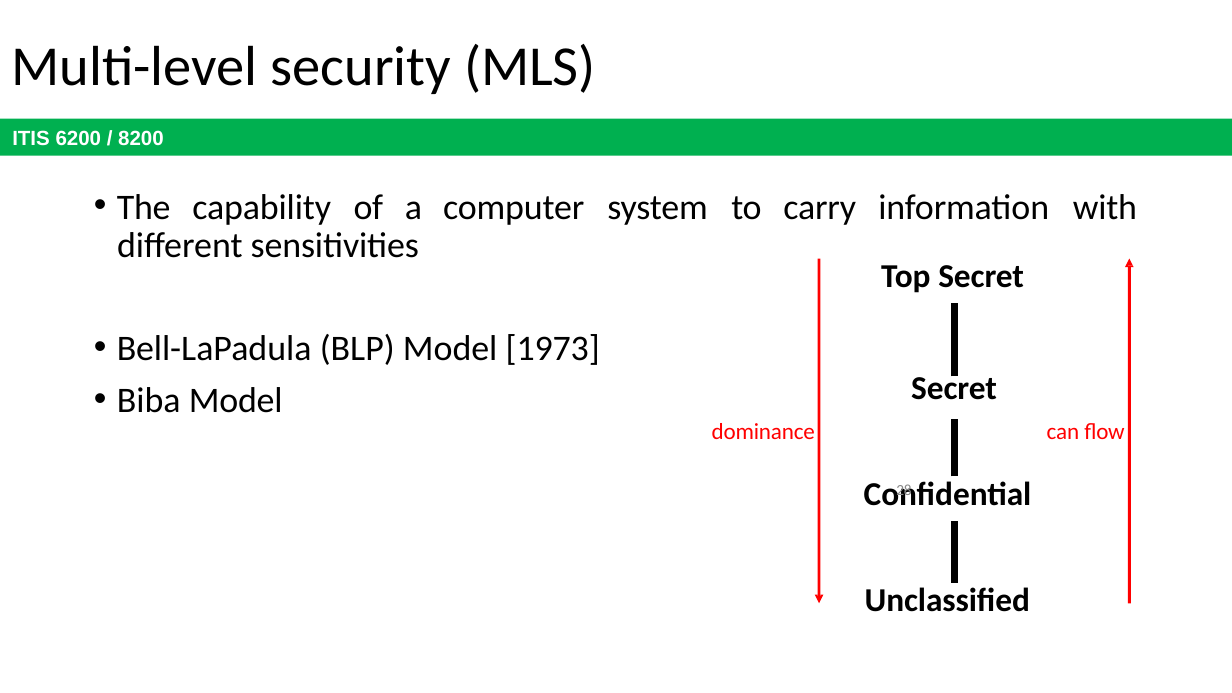
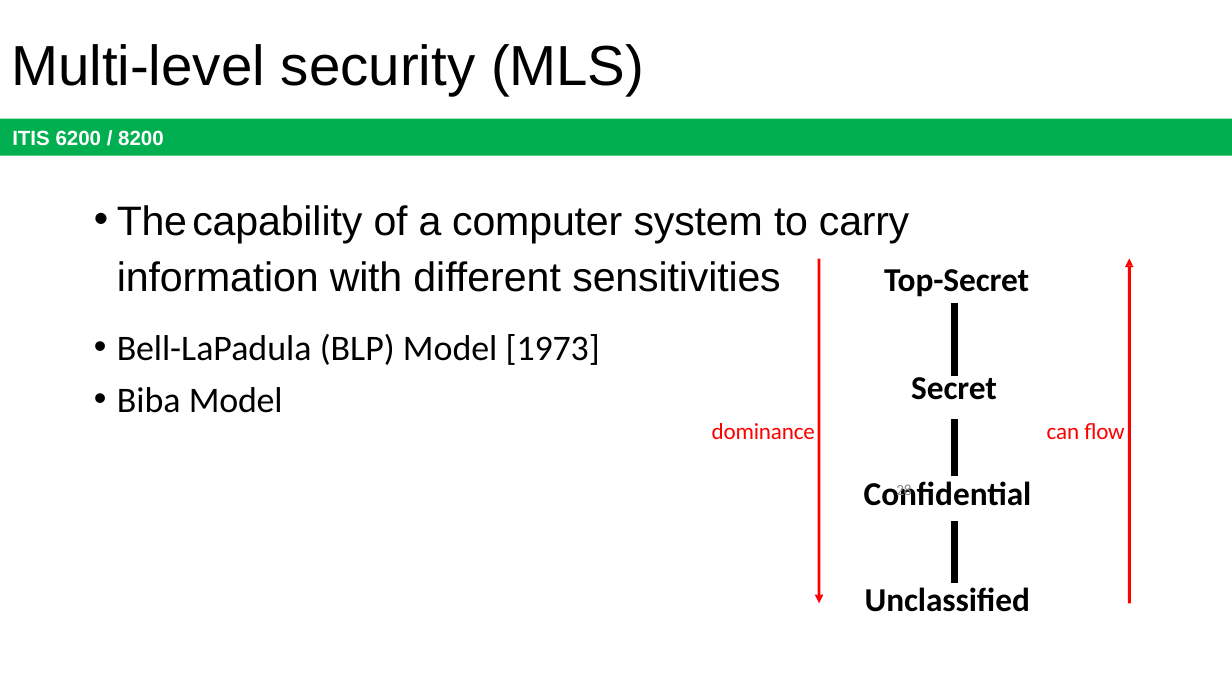
Before and after one commit to jx5c/github.io, a slide deck: slide 28 of teaching/ITIS6200/2023fa/lectures/lec09.pptx. Drawn at 1232x693 pixels with LibreOffice and Linux fonts; fonts in the diff are those of the drawing. Boxes give left, top, right and bottom in pixels: in the first picture for what was removed or moved away, otherwise in the second. Text is boxed around its words. In the diff, an @@ line names an element or a change of style, - is before the commit and + after.

```diff
--- a/teaching/ITIS6200/2023fa/lectures/lec09.pptx
+++ b/teaching/ITIS6200/2023fa/lectures/lec09.pptx
@@ title "Multi-level security (MLS)" at (12,44,644,95): font Calibri to Arial @@
@@ text "The capability of a computer ..." at (117,205,909,292): size 21 to 24 pt, font Calibri to Arial; line spacing 22.7pt to 1.14 @@
@@ text at (881,265,1024,293): paragraph removed @@
-Top Secret
@@ text added at (884,269,1029,297), 19.5 pt, text #000000, bold @@
+Top-Secret
```
Also in this commit, not shown: 29 other slides changed, 1 slide added, 1 slide removed.
